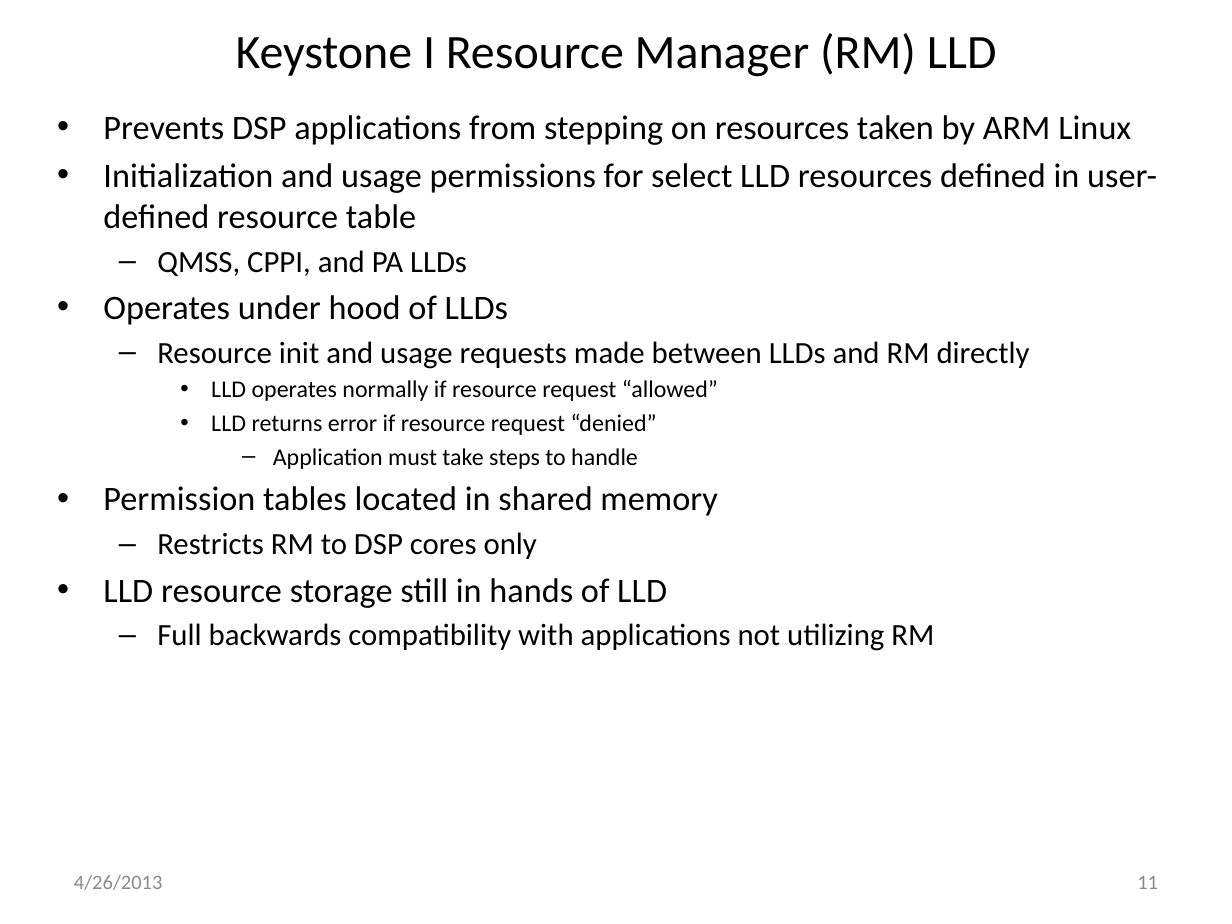
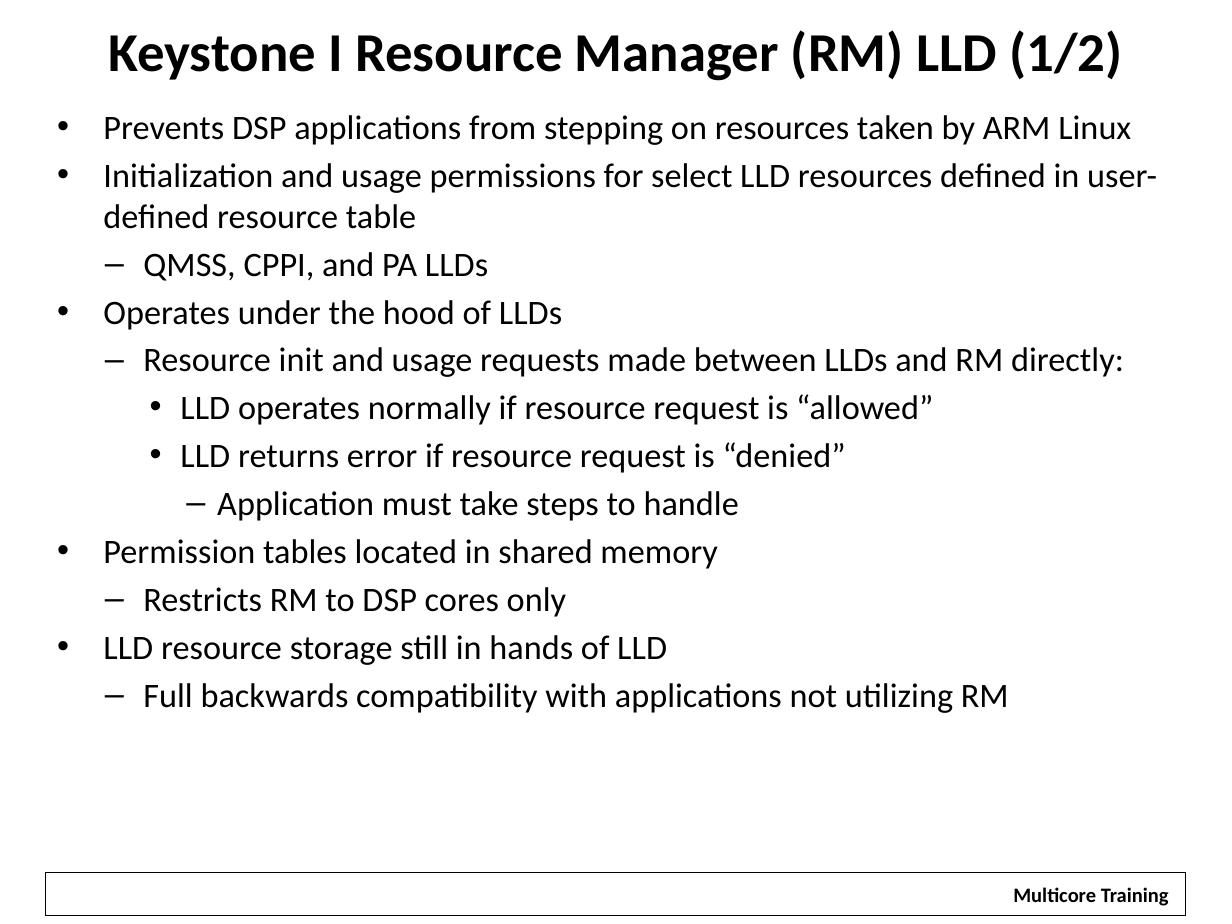
Before and after one commit to hari1989/keystone-workshop, a slide deck: slide 11 of preliminary/Working/presentations/KeyStone Peripherals Usage.pptx. Drawn at 1232x924 pixels with LibreOffice and Linux fonts; fonts in the diff are those of the drawing; background and template pictures are left out. Boxes give left, top, right and bottom in pixels: in the first picture for what was removed or moved away, otherwise in the second. Text is boxed around its words. In the diff, an @@ line names an element or a change of style, - is before the commit and + after.

```diff
--- a/preliminary/Working/presentations/KeyStone Peripherals Usage.pptx
+++ b/preliminary/Working/presentations/KeyStone Peripherals Usage.pptx
@@ title at <box>108,30,1122,81</box>: text changed; size 28 to 32 pt; bold on @@
-Keystone I Resource Manager (RM) LLD
+Keystone I Resource Manager (RM) LLD (1/2)
@@ text at <box>143,252,1009,713</box>: size 18 to 20 pt in "QMSS, CPPI, and PA LLDs", "Restricts RM to DSP cores only", "Full backwards compatibility with applications not utilizing ..."; size 14 to 20 pt in "Application must take steps to handle"; indent changed; more space between paragraphs @@
@@ text at <box>103,300,1124,473</box>: text changed; size 14 to 20 pt @@
-• Operates under hood of LLDs
-  – Resource init and usage requests made between LLDs and RM directly
-    • LLD operates normally if resource request “allowed”
-    • LLD returns error if resource request “denied”
+• Operates under the hood of LLDs
+  – Resource init and usage requests made between LLDs and RM directly:
+    • LLD operates normally if resource request is “allowed”
+    • LLD returns error if resource request is “denied”
@@ rectangle added at <box>46,872,1186,915</box>, outline #000000 0.75 pt @@
@@ text removed at <box>74,875,163,890</box> @@
-4/26/2013
@@ rectangle added at <box>999,876,1181,913</box>, fill #FFFFFF, 12 pt, text #000000, bold @@
+Multicore Training
@@ page number removed at <box>1137,876,1158,889</box> @@
-11
```
Also in this commit, not shown: 83 other slides changed, 8 slides added, 5 slides removed.
